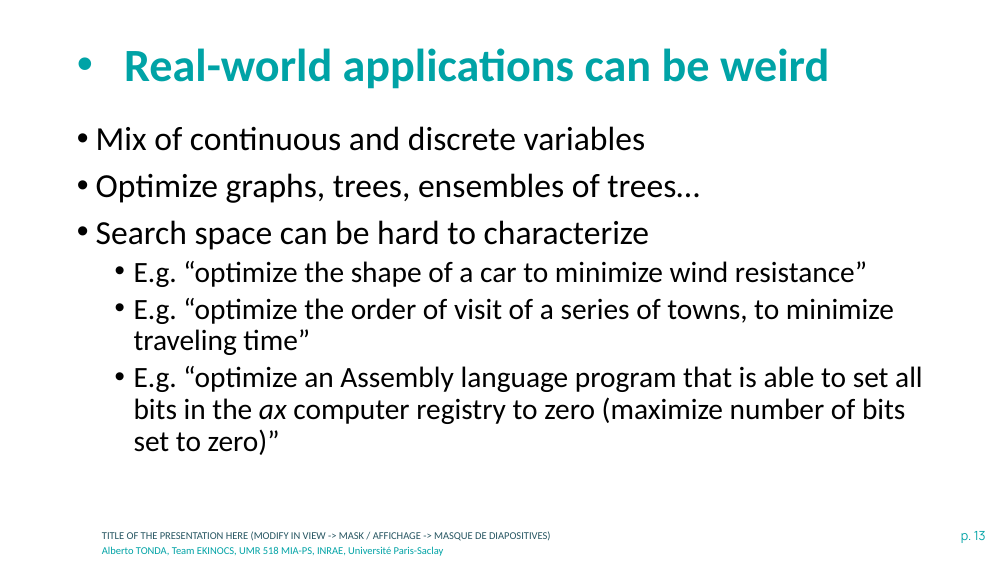
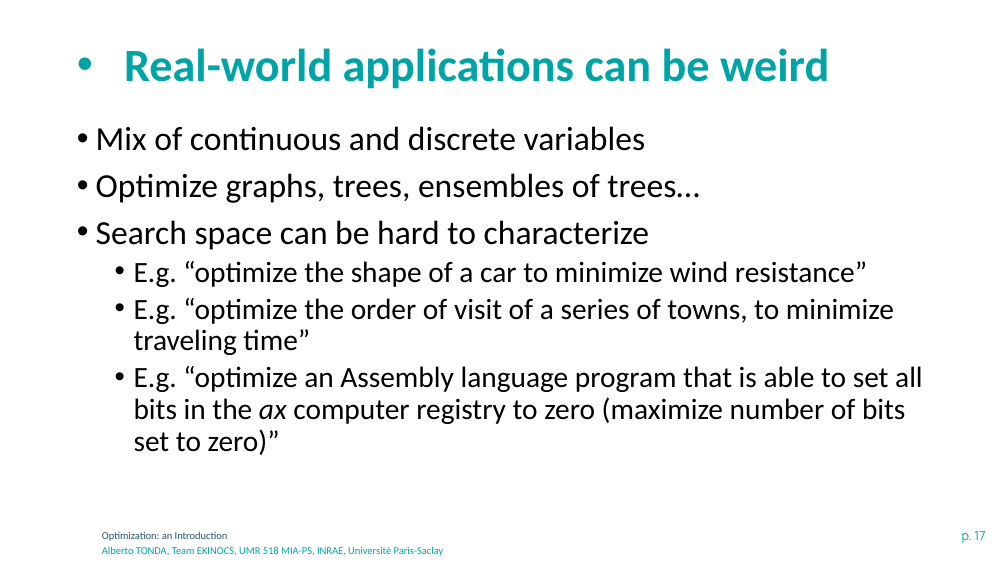
Before and after one commit to albertotonda/teaching, a slide deck: slide 17 of optimization-methods-for-artificial-intelligence/optimization-introduction.pptx (slide 13 before the commit). Drawn at 1008x567 pixels with LibreOffice and Linux fonts; fonts in the diff are those of the drawing; background and template pictures are left out. Boxes give left, top, right and bottom in pixels: in the first picture for what was removed or moved away, otherwise in the second. Text is boxed around its words. In the diff, an @@ line names an element or a change of style, - is before the commit and + after.

```diff
--- a/optimization-methods-for-artificial-intelligence/optimization-introduction.pptx
+++ b/optimization-methods-for-artificial-intelligence/optimization-introduction.pptx
@@ text at [102,531,228,541]: text changed @@
-TITLE OF THE PRESENTATION HERE (MODIFY IN VIEW -> MASK / AFFICHAGE -> MASQUE DE DIAPOSITIVES)
+Optimization: an Introduction
@@ page number at [962,531,985,543]: text changed @@
-p. 13
+p. 17
```
Also in this commit, not shown: 11 other slides changed, 5 slides added, 2 other files.
